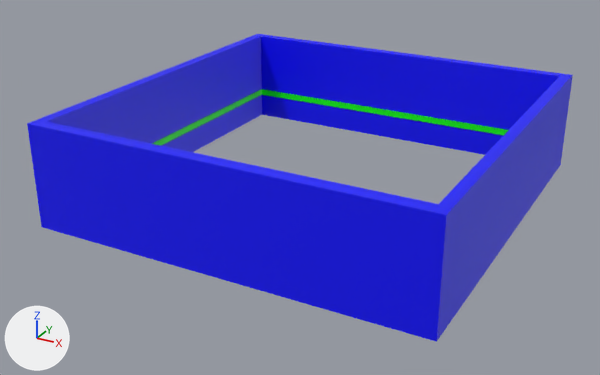
Two versions of the FBX model Assets/Props/pared,puerta y ventana .fbx, one commit apart.
Camera for both pictures: a 50 mm lens placed at (183.0, -354.0, 206.0), pointed at (-4.0, -14.0, 35.0). Arrows for +X, +Y and +Z are at lower left; the lights stay in place. Where no turn or scale is listed for an object, it has been applied to the vertices. Vertices at the same position are counted once.
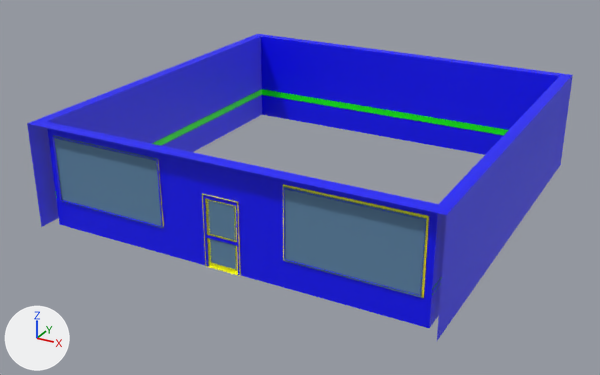
What differs and where, as boxes (x1, y1, x2, y2) in the pictures (600 x 375 px; the box of a moved part takes in the faces that stretch with it):
'paredes', reshaped
    before: (27, 34, 573, 342)
    after: (27, 34, 573, 340)
'pCube11', added (blue)
    after: (283, 187, 427, 297)
'pCube12', added (blue)
    after: (53, 135, 163, 228)
'pCube9', added (blue)
    after: (207, 199, 236, 241)
'pCube10', added (blue)
    after: (210, 239, 237, 270)
part 1 of me_mesh, moved or reshaped
    before: (27, 124, 446, 342)
    after: (148, 145, 286, 288)

Patch to the scene script:
```diff
--- a/Assets/Props/pared,puerta y ventana .fbx.py
+++ b/Assets/Props/pared,puerta y ventana .fbx.py
@@ mat_ventana @@
+mat_ventana = principled_material('ventana')
+mat_ventana.base_color = (0.109, 0.233, 0.378)  # blue #5d85a5
+mat_ventana.roughness = 0.749
@@ me_mesh @@
 # used by ob_paredes; location = (2.3, -0.5, 54.5)
-me_mesh.from_pydata(...)  # 73 vertices, 65 faces; spans x -100.0..100.0, y -100.0..100.0, z -26.0..26.0
+me_mesh.from_pydata(...)  # 88 vertices, 67 faces; spans x -100.0..100.0, y -100.0..100.0, z -26.0..26.0
+# me_mesh part 1
+# 7 vertices are removed from x -100.0..94.0, y -100.0, z -26.0
+# 20 faces are deleted
+# 6 vertices are added at (-31.0, -95.0, -11.0), (-31.0, -93.0, -11.0), (-8.0, -93.0, -11.0), (8.0, -93.0, -11.0), (31.0, -93.0, -11.0), (31.0, -94.0, -11.0)
+# 5 new vertices lie (-23.0, 0.0, 0.0) away from vertices in x 31.0, y -100.0..-93.0, z -26.0..26.0
+# 5 new vertices lie (23.0, 0.0, 0.0) away from vertices in x -31.0, y -100.0..-93.0, z -26.0..26.0
+# 6 new vertices lie (0.0, 0.0, -13.0) away from vertices in x -31.0..31.0, y -95.0..-93.0, z 19.0
+# 22 new faces join them
 me_mesh.materials.append(mat_paredes_y_marco_pared)
@@ me_mesh_002_1 @@
+me_mesh_002_1.from_pydata([(-29.9, 0.0, 16.6), (29.9, 0.0, 16.6), (-29.9, 0.0, -16.6), (29.9, 0.0, -16.6)], [], [(0, 1, 3, 2)])
+me_mesh_002_1.materials.append(mat_ventana)  # blue #5d85a5
@@ me_mesh_1 @@
+me_mesh_1.from_pydata([(-6.9, 0.0, 8.2), (6.9, 0.0, 8.2), (-6.9, 0.0, -8.2), (6.9, 0.0, -8.2)], [], [(0, 1, 3, 2)])
+me_mesh_1.materials.append(mat_ventana)  # blue #5d85a5
@@ me_mesh_003_1 @@
+me_mesh_003_1.from_pydata([(-29.9, 0.0, 16.6), (29.9, 0.0, 16.6), (-29.9, 0.0, -16.6), (29.9, 0.0, -16.6)], [], [(0, 1, 3, 2)])
+me_mesh_003_1.materials.append(mat_ventana)  # blue #5d85a5
@@ me_mesh_001_1 @@
+me_mesh_001_1.from_pydata([(-6.72, 0.0, 6.44), (6.72, 0.0, 6.44), (-6.72, 0.0, -6.44), (6.72, 0.0, -6.44)], [], [(0, 1, 3, 2)])
+me_mesh_001_1.materials.append(mat_ventana)  # blue #5d85a5
@@ ob_pcube11 @@
+ob_pcube11 = bpy.data.objects.new('pCube11', me_mesh_002_1)
+ob_pcube11.location = (62.7, -94.4, 58.0)
@@ ob_pcube9 @@
+ob_pcube9 = bpy.data.objects.new('pCube9', me_mesh_1)
+ob_pcube9.location = (2.2, -93.3, 52.4)
@@ ob_pcube12 @@
+ob_pcube12 = bpy.data.objects.new('pCube12', me_mesh_003_1)
+ob_pcube12.location = (-58.5, -94.4, 58.0)
@@ ob_pcube10 @@
+ob_pcube10 = bpy.data.objects.new('pCube10', me_mesh_001_1)
+ob_pcube10.location = (2.2, -93.3, 36.5)
```
